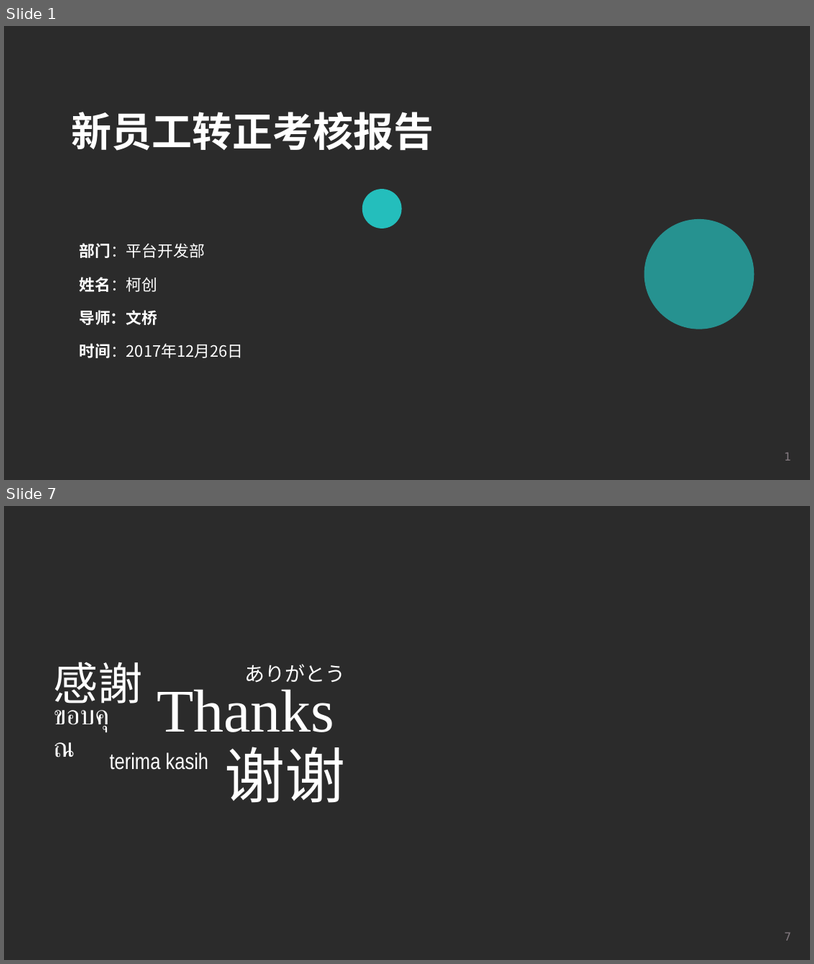
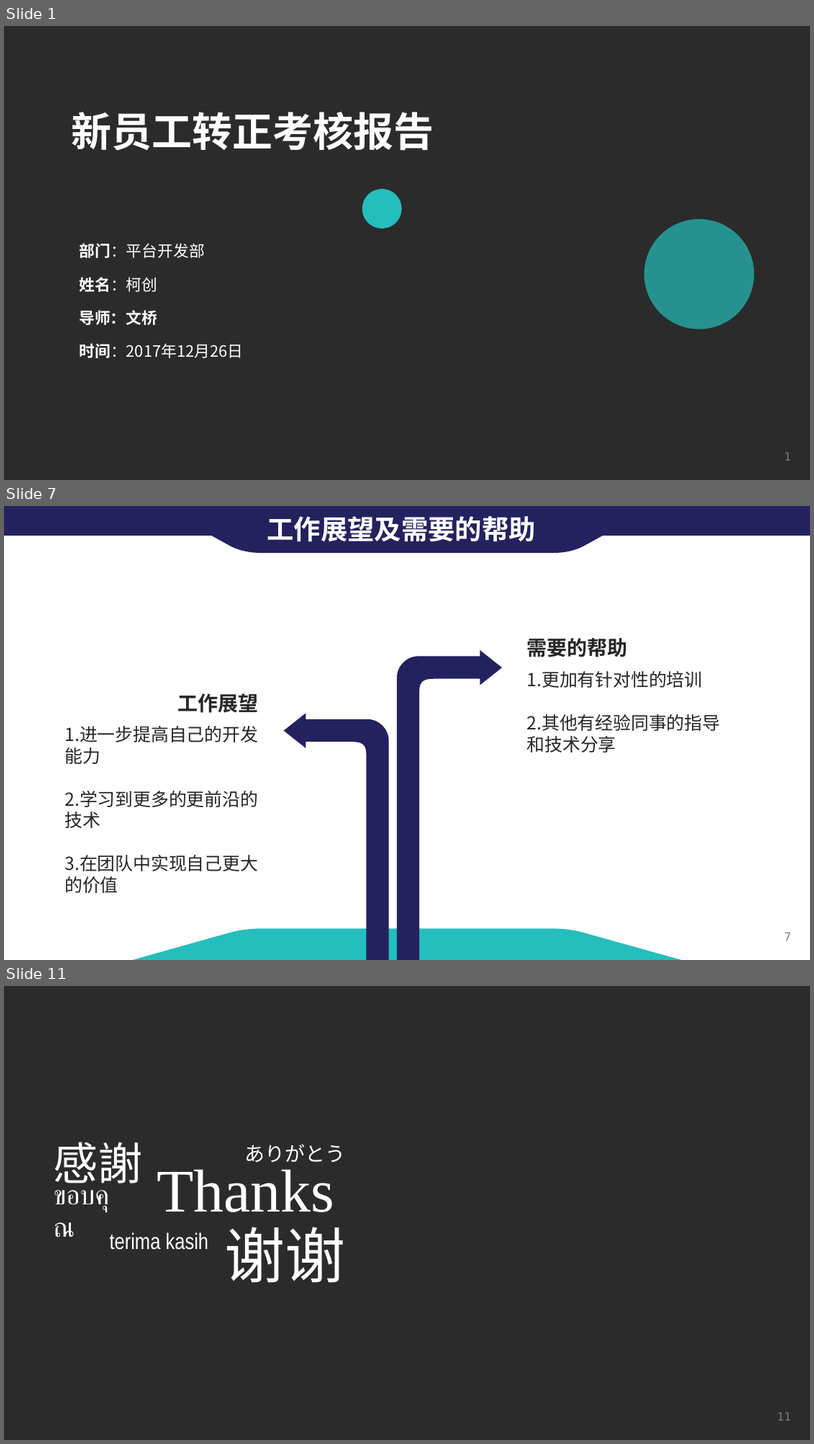
Before and after one commit to careyke/zhuangzheng, a slide deck: 转正评审-柯创.pptx. Shown one above the other, each under a label of ours: slides 1 and 7 before the commit, slides 1, 7 and 11 after it; the slides between them are not shown. The pictures are 814x964 and 814x1444 pixels, drawn with LibreOffice and Linux fonts; fonts in the diff are those of the drawing; background and template pictures are left out; a plain dark background stands for a picture behind light text. Boxes give left, top, right and bottom in pixels: in the first picture for what was removed or moved away, otherwise in the second. Text is boxed around its words. In the diff, an @@ line names an element or a change of style, - is before the commit and + after.

```diff
--- a/转正评审-柯创.pptx
+++ b/转正评审-柯创.pptx
@@ slide 7 added at (4, 506, 810, 960), background #FFFFFF; not listed: 1 template element that a slide beside it also shows @@
@@ rectangle added at (4, 506, 810, 536), fill #24215F @@
@@ freeform shape added at (158, 506, 657, 553), fill #24215F @@
@@ text added at (268, 516, 536, 542), 24 pt, text #FFFFFF, bold @@
+工作展望及需要的帮助
@@ freeform shape added at (396, 650, 502, 960), fill #24215F @@
@@ text added at (527, 638, 628, 657), 18 pt, text #262626, bold @@
+需要的帮助
@@ text added at (527, 671, 721, 752), 16 pt, text #262626 @@
+1.更加有针对性的培训
+2.其他有经验同事的指导和技术分享
@@ text added at (178, 693, 259, 713), 18 pt, text #262626, bold @@
+工作展望
@@ freeform shape added at (284, 713, 388, 960), fill #24215F @@
@@ text added at (64, 726, 258, 893), 16 pt, text #262626 @@
+1.进一步提高自己的开发能力
+2.学习到更多的更前沿的技术
+3.在团队中实现自己更大的价值
@@ freeform shape added at (132, 929, 682, 960), fill #24BEBC @@
@@ what was slide 7 is now slide 11 @@
@@ page number at (777, 1412, 792, 1420): text changed @@
-7
+11
```
Also in this commit, not shown: 4 slides changed, 4 other slides added, 1 slide removed.
